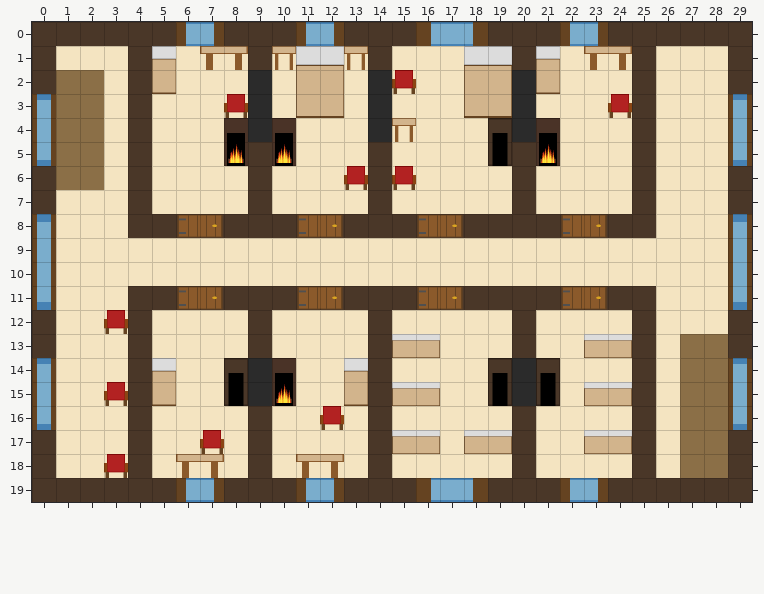
Tiled map: maps/floor_2.tmx. Above: the version before the commit.
Cells are 64x64 px. Shown: x 0..29, y 0..19.
The same view after the edit:
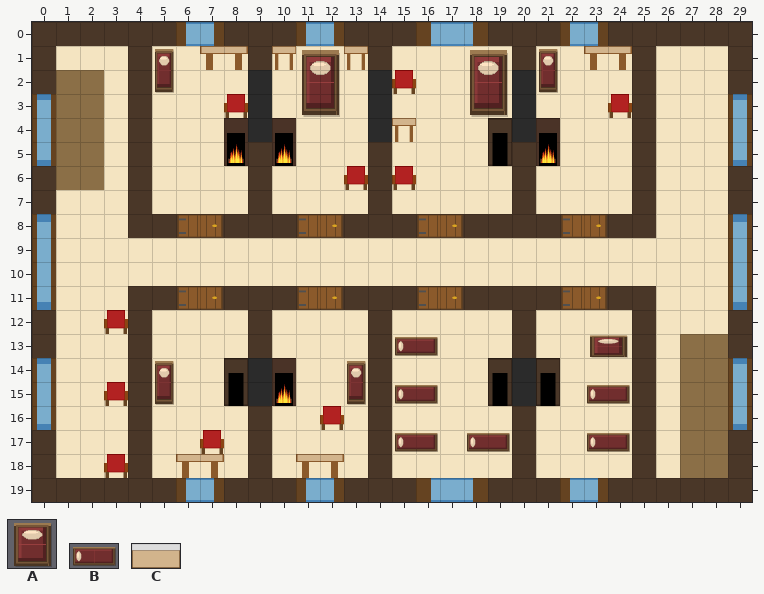
Key: from "bed_tiles": A 0, B 8; from "object_sprites": C 0 "worktable".
Objects are placed by their top-left corner, in cells (3,4 is the top-left corner of cell 3,4); size is 1x1 cell unless given.
Diff:
--- layer "objects"
-C "bed-tavern_keeper" at 21,1 size 1x2
+A "bed-tavern_keeper" at 21,1 size 1x2
-C "bed-sailor" at 5,1 size 1x2
+A "bed-sailor" at 5,1 size 1x2
-C "bed-waitress" at 11,1 size 2x3
+A "bed-waitress" at 11,1 size 2x3
-C "bed-guest_1" at 18,1 size 2x3
+A "bed-guest_1" at 18,1 size 2x3
-C "bed-guest_3" at 23,13 size 2x1
+A "bed-guest_3" at 23,13 size 2x1
-C "bed-guest_2" at 15,13 size 2x1
+B "bed-guest_2" at 15,13 size 2x1
-C "bed-doctor" at 13,14 size 1x2
+A "bed-doctor" at 13,14 size 1x2
-C "bed-detective" at 5,14 size 1x2
+A "bed-detective" at 5,14 size 1x2
-C "bed-guest_3" at 23,15 size 2x1
+B "bed-guest_3" at 23,15 size 2x1
-C "bed-guest_2" at 15,15 size 2x1
+B "bed-guest_2" at 15,15 size 2x1
-C "bed-guest_3" at 23,17 size 2x1
+B "bed-guest_3" at 23,17 size 2x1
-C "bed-guest_2" at 15,17 size 2x1
+B "bed-guest_2" at 15,17 size 2x1
-C "bed-guest_2" at 18,17 size 2x1
+B "bed-guest_2" at 18,17 size 2x1
